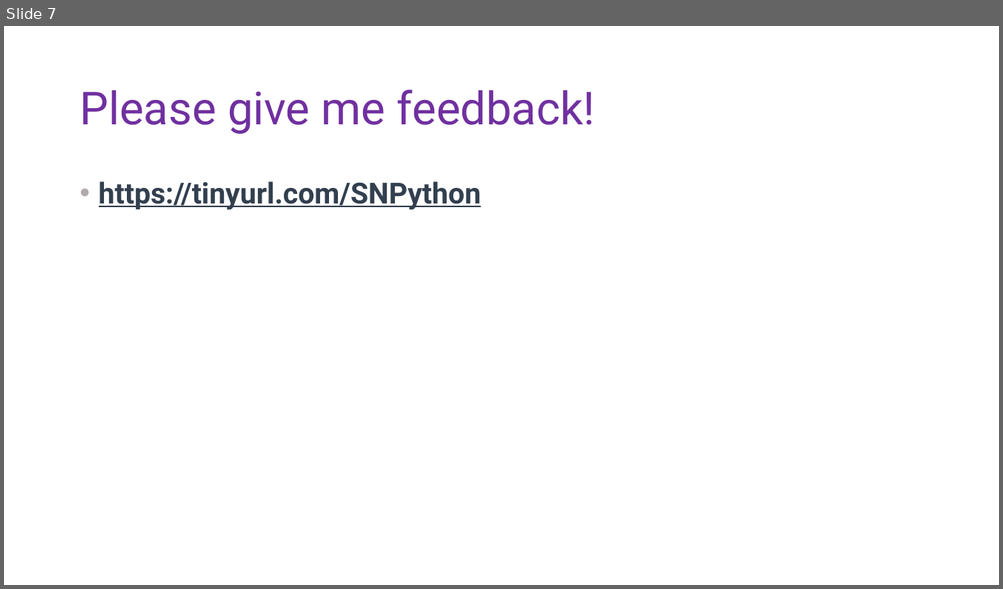
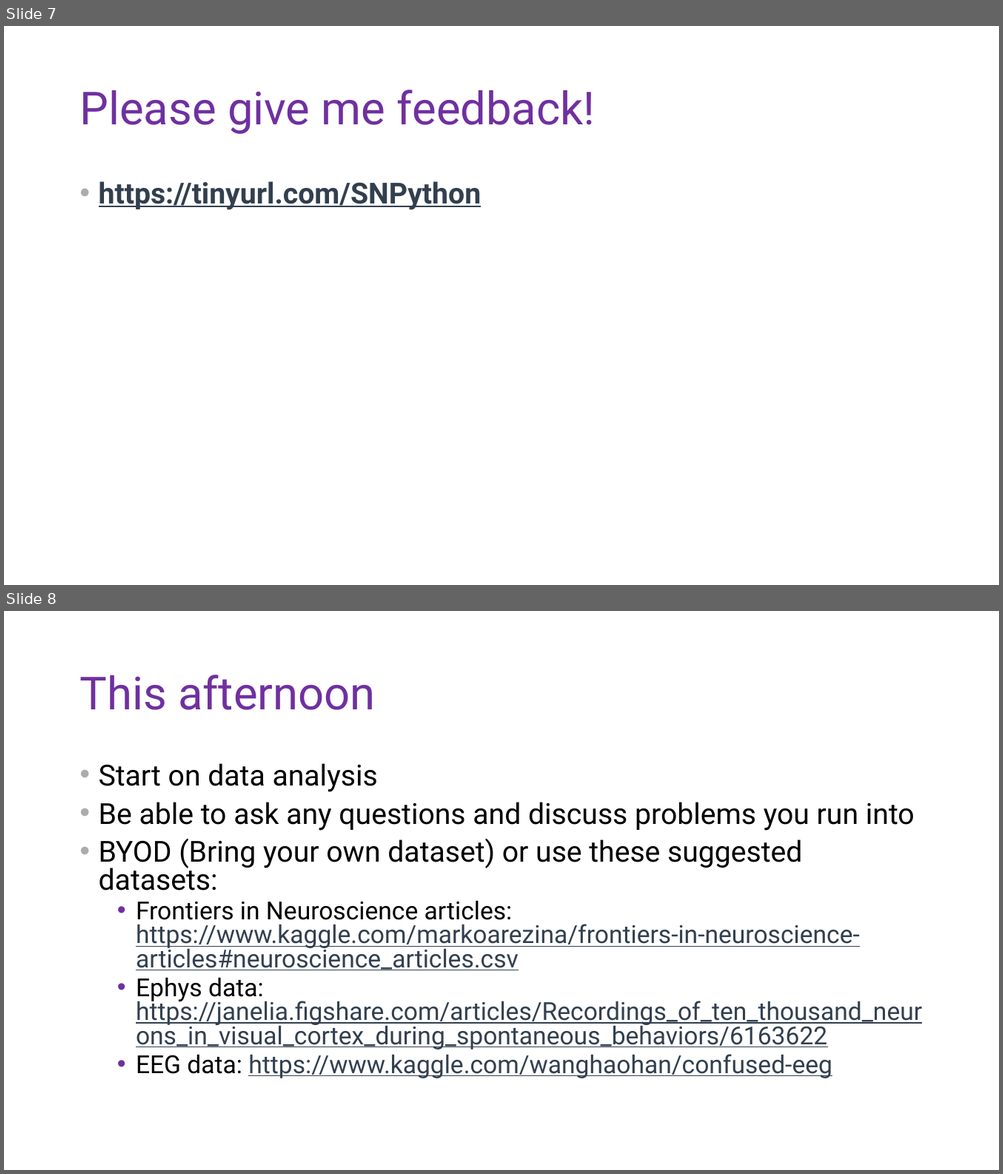
Before and after one commit to DoriMG/SN_python_course, a slide deck: lectures/5_resources_and_feedback.pptx. Shown one above the other, each under a label of ours: slide 7 before the commit, slides 7 and 8 after it. The pictures are 1003x589 and 1003x1174 pixels, drawn with LibreOffice and Linux fonts; fonts in the diff are those of the drawing. Boxes give left, top, right and bottom in pixels: in the first picture for what was removed or moved away, otherwise in the second. Text is boxed around its words. In the diff, an @@ line names an element or a change of style, - is before the commit and + after.

Commit message:
Added datasets slide

```diff
--- a/lectures/5_resources_and_feedback.pptx
+++ b/lectures/5_resources_and_feedback.pptx
@@ slide 8 added at bbox=[4, 611, 999, 1170], background #FFFFFF @@
@@ title added at bbox=[79, 675, 375, 710], 44 pt, text #7030A0 @@
+This afternoon
@@ text added at bbox=[99, 763, 922, 1079], 24 pt, text #323F4F, underline @@
+• Start on data analysis
+• Be able to ask any questions and discuss problems you run into
+• BYOD (Bring your own dataset) or use these suggested datasets:
+  • Frontiers in Neuroscience articles: https://www.kaggle.com/markoarezina/frontiers-in-neuroscience-articles#neuroscience_articles.csv
+  • Ephys data: https://janelia.figshare.com/articles/Recordings_of_ten_thousand_neurons_in_visual_cortex_during_spontaneous_behaviors/6163622
+  • EEG data: https://www.kaggle.com/wanghaohan/confused-eeg
```
Also in this commit, not shown: 1 slide changed.
